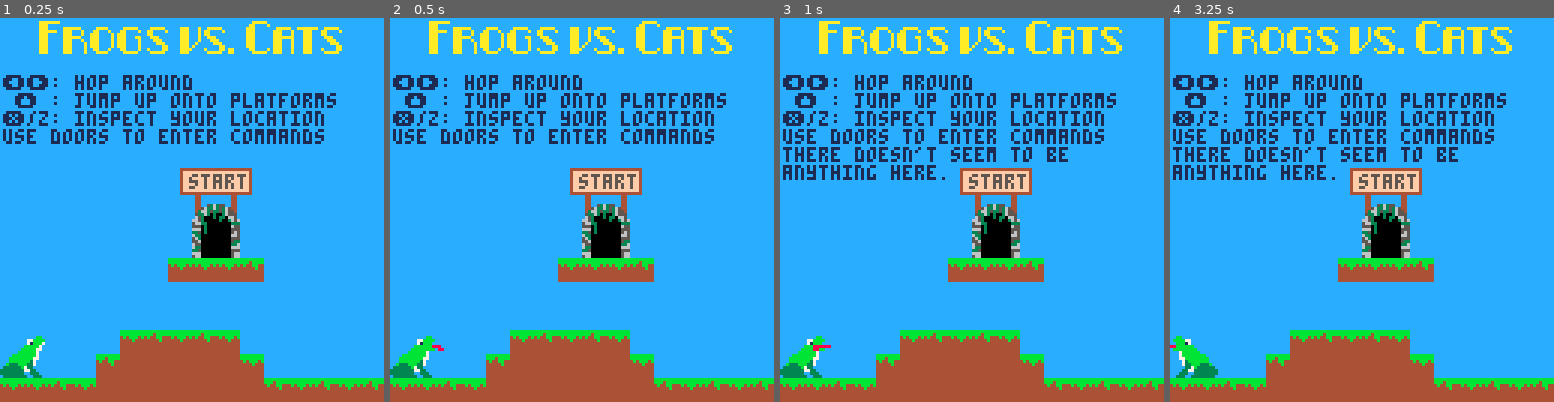
Above: before the commit, frames 1-4 (left to right).
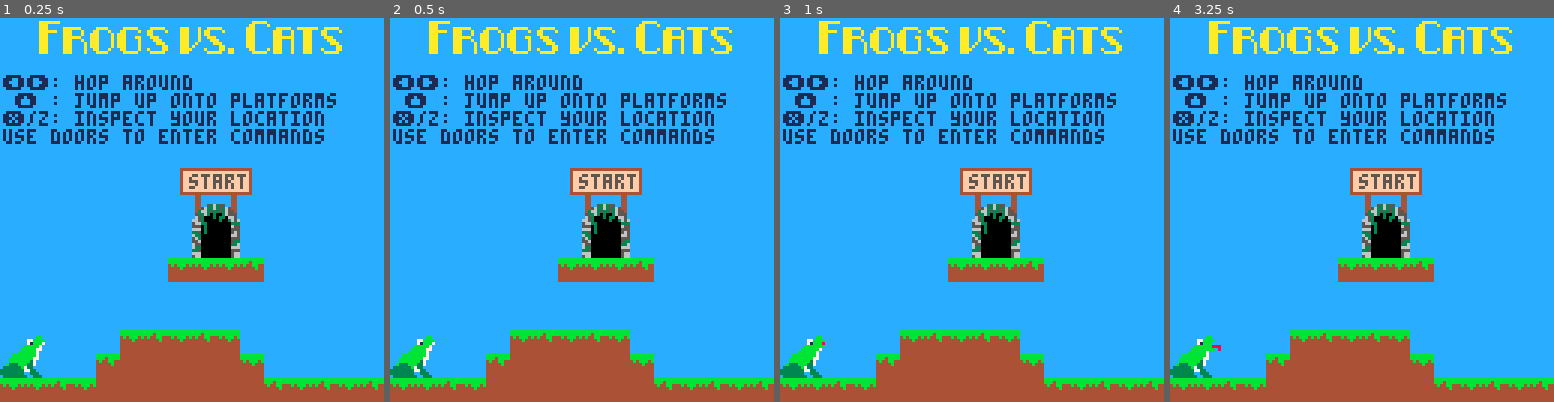
Above: after the commit, the same moments.

Repository: cincodenada/frogsvscats
Game: PICO-8 cartridge frogsvscats.p8
Same seed, same stepped clock (60 frames per second), same inputs: the game is played once before the commit and once after it.
Inputs:
- Up to frame 1 (0.25 s): no input
- Up to frame 2 (0.5 s): tap X (X key) at 0.33 s
- Up to frame 3 (1 s): tap O (Z key) at 0.7 s
- Up to frame 4 (3.25 s): tap X (X key) at 1.07, 1.85, 2.97 s; hold Right 1.6-2.1 s; tap O (Z key) every 0.4 s from 1.7 to 2.9 s; hold Up 2.15-2.42 s; hold Right 2.47-3.03 s; hold Left from 3.08 s (still down)

Frame 1 is identical in both runs. In frame 2, less than 0.1% of the frame differs, in the area x 9-15%, y 84-87%; in frame 3, 2.0%; in frame 4, 2.6%, in the area x 0-75%, y 33-94%.

Commit message:
Add update-step functionality

Diff:
--- a/frogsvscats.p8
+++ b/frogsvscats.p8
@@ -1182,12 +1182,12 @@
 	self.items = {}
 end
 function player:update()
-	if(btnp(0)) self:jump(-1)
-	if(btnp(1)) self:jump(1)
-	if(btnp(2)) self:leap(true)
-
-	if(btnp(4)) self:inspect()
-	if(btnp(5)) self:attack()
+	if(btnq(0)) self:jump(-1)
+	if(btnq(1)) self:jump(1)
+	if(btnq(2)) self:leap(true)
+
+	if(btnq(4)) self:inspect()
+	if(btnq(5)) self:attack()
 
 	if(false) then
 		next_area = game.cur_area.id+1
@@ -1270,8 +1270,23 @@
 	game:reset()
 end
 
+local btnstate = {}
 function _update()
+	-- frame-by-frame
+	if(not btnp(4)) then
+		for n=0,5 do
+			if(btnp(n)) btnstate[n] = true
+		end
+		btnstate[4] = false
+		return
+	end
 	game:update()
+	if(btnp(4)) btnstate = {}
+end
+
+function btnq(n)
+	--return btnp(n)
+	return btnstate[n]
 end
 
 function _draw()
